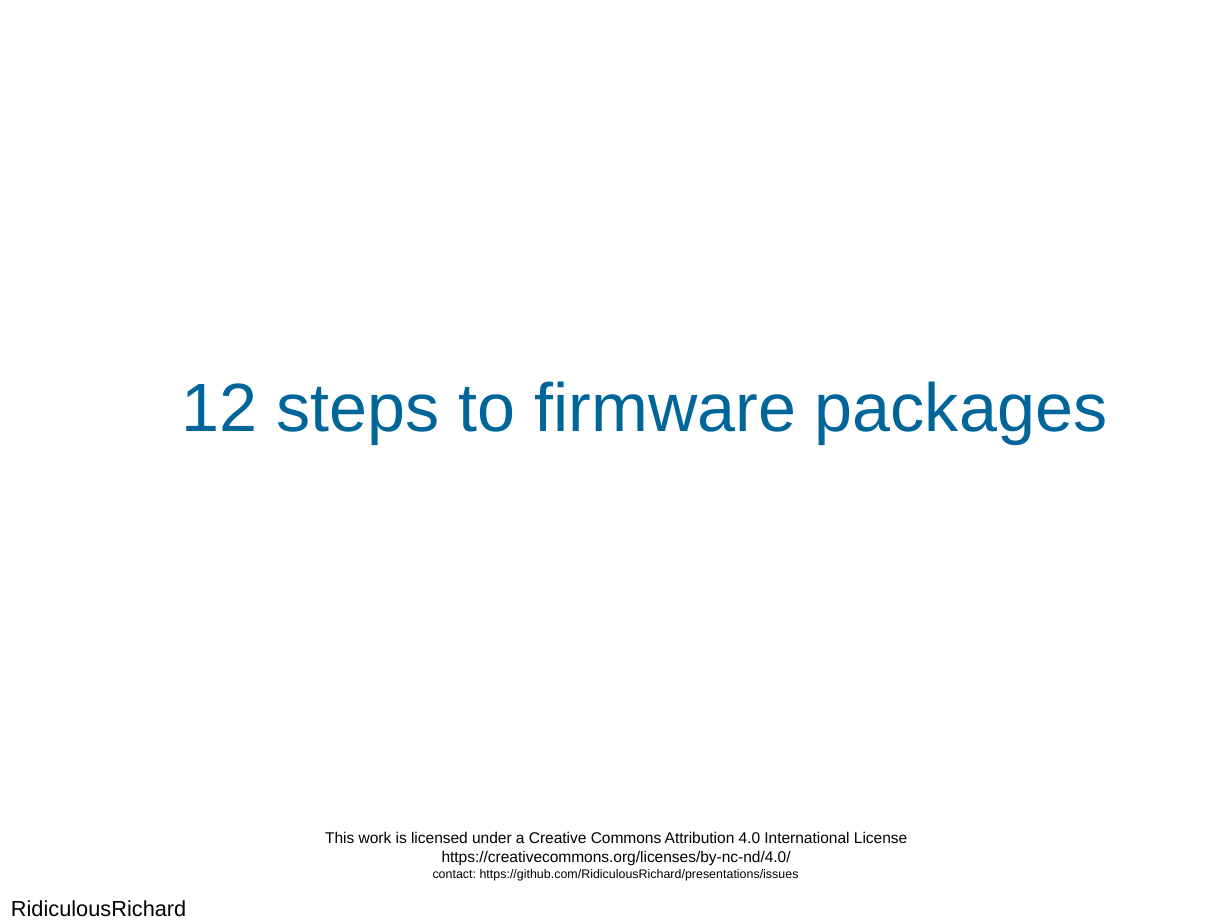
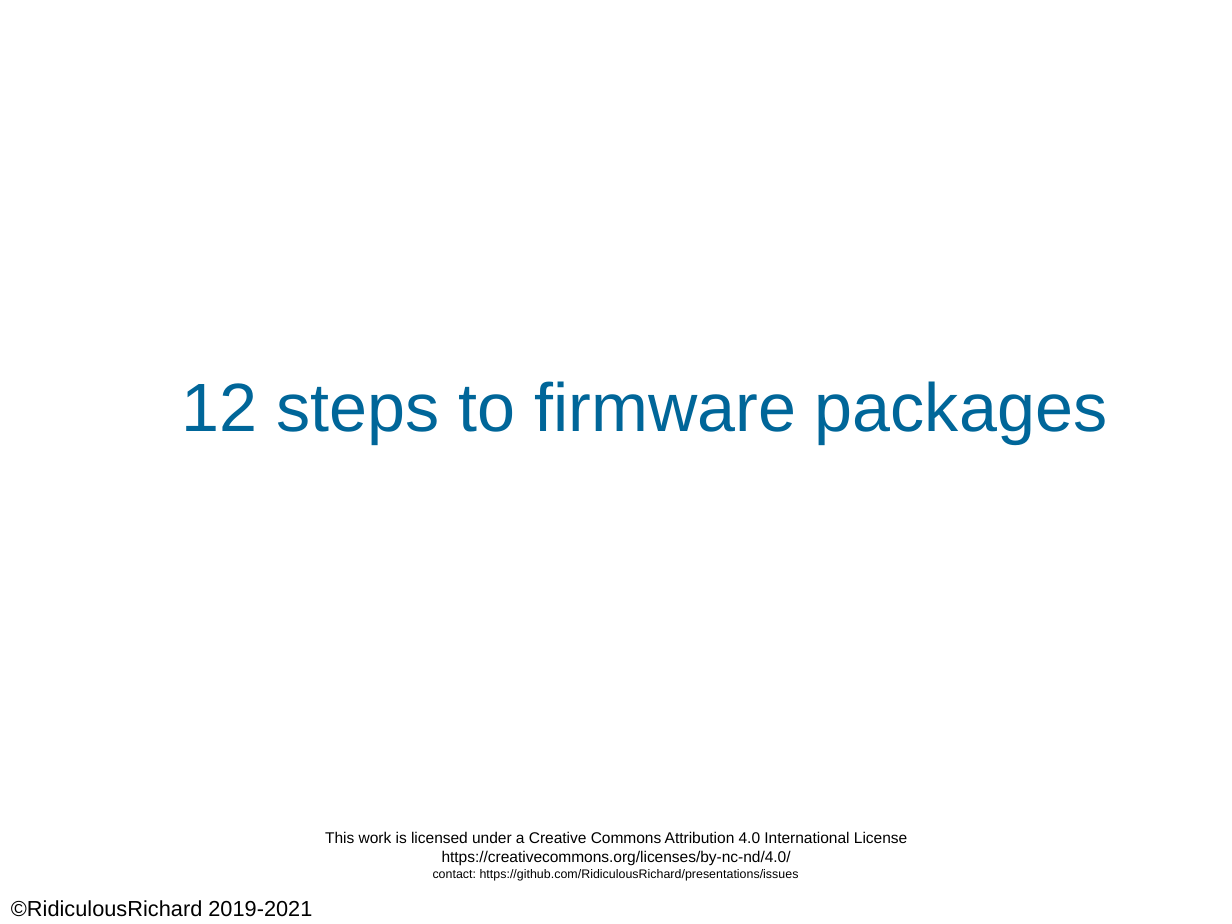
Before and after one commit to RidiculousRichard/presentations, a slide deck: slide 1 of 12 steps to firmware packages.odp. Drawn at 1232x924 pixels with LibreOffice and Linux fonts; fonts in the diff are those of the drawing; background and template pictures are left out. Boxes give left, top, right and bottom in pixels: in the first picture for what was removed or moved away, otherwise in the second. Text is boxed around its words. In the diff, an @@ line names an element or a change of style, - is before the commit and + after.

```diff
--- a/12 steps to firmware packages.odp
+++ b/12 steps to firmware packages.odp
@@ text at (11, 900, 312, 917): text changed @@
-RidiculousRichard
+©RidiculousRichard 2019-2021
```
Also in this commit, not shown: 18 other slides changed, 5 other files.
